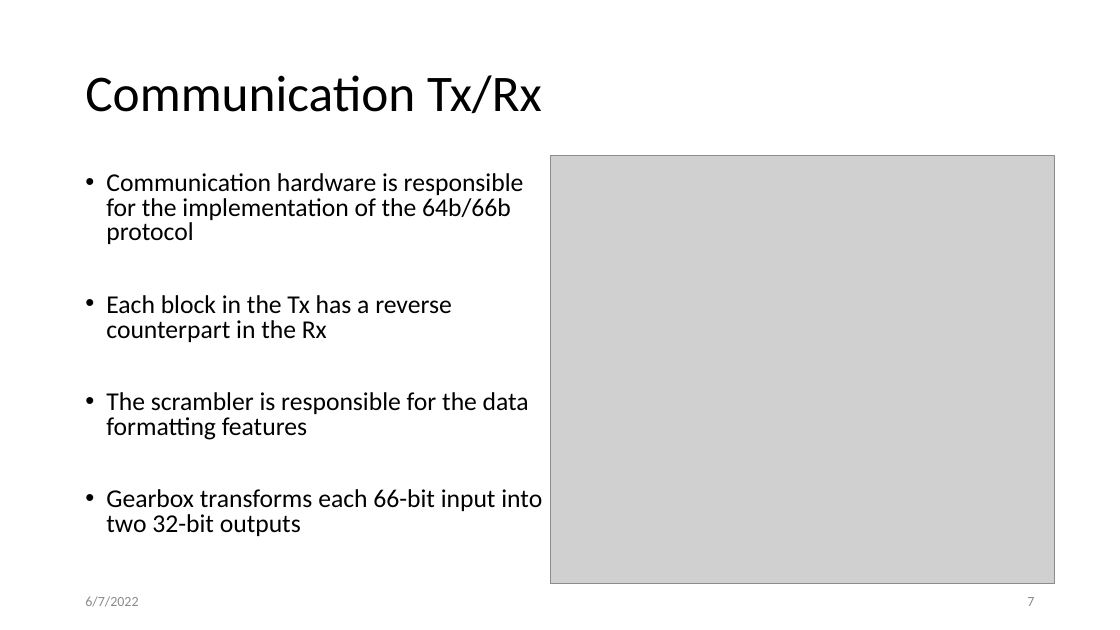
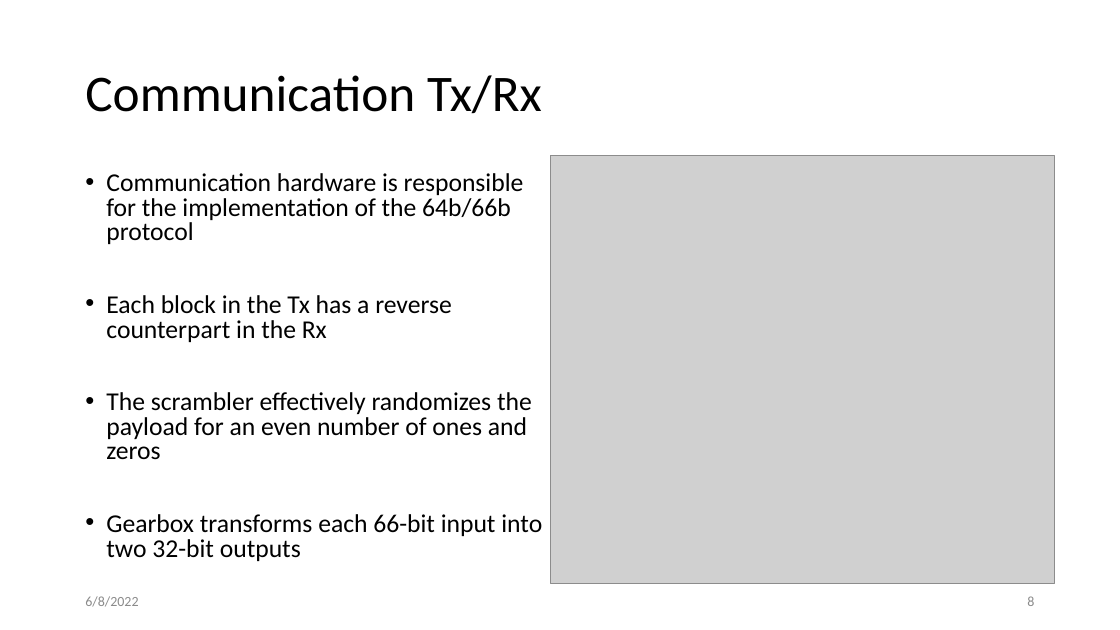
Before and after one commit to AnatoliyMartynyuk/YARR-rx-recovery, a slide deck: slide 8 of docs/thesis/Thesis Defense.pptx (slide 7 before the commit). Drawn at 1120x630 pixels with LibreOffice and Linux fonts; fonts in the diff are those of the drawing; grey boxes stand for pictures. Boxes give left, top, right and bottom in pixels: in the first picture for what was removed or moved away, otherwise in the second. Text is boxed around its words. In the diff, an @@ line names an element or a change of style, - is before the commit and + after.

```diff
--- a/docs/thesis/Thesis Defense.pptx
+++ b/docs/thesis/Thesis Defense.pptx
@@ text at (x1=106, y1=392, x2=532, y2=460): text changed @@
-• The scrambler is responsible for the data formatting features
+• The scrambler effectively randomizes the payload for an even number of ones and zeros
@@ text at (x1=85, y1=596, x2=138, y2=607): text changed @@
-6/7/2022
+6/8/2022
@@ page number at (x1=1027, y1=596, x2=1034, y2=606): text changed @@
-7
+8
```
Also in this commit, not shown: 27 other slides changed, 1 other file.
